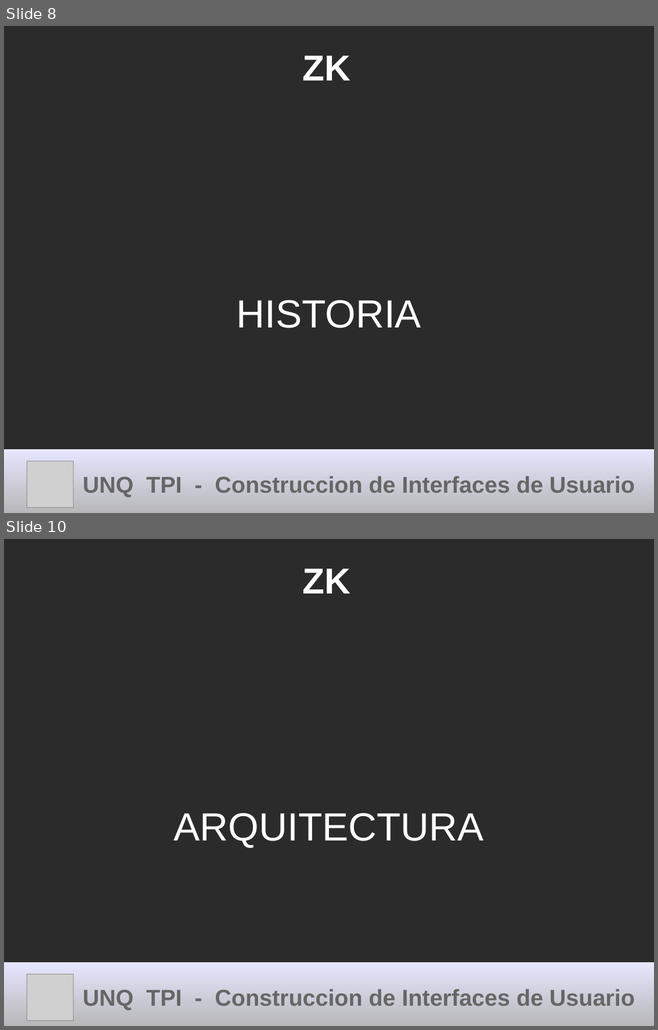
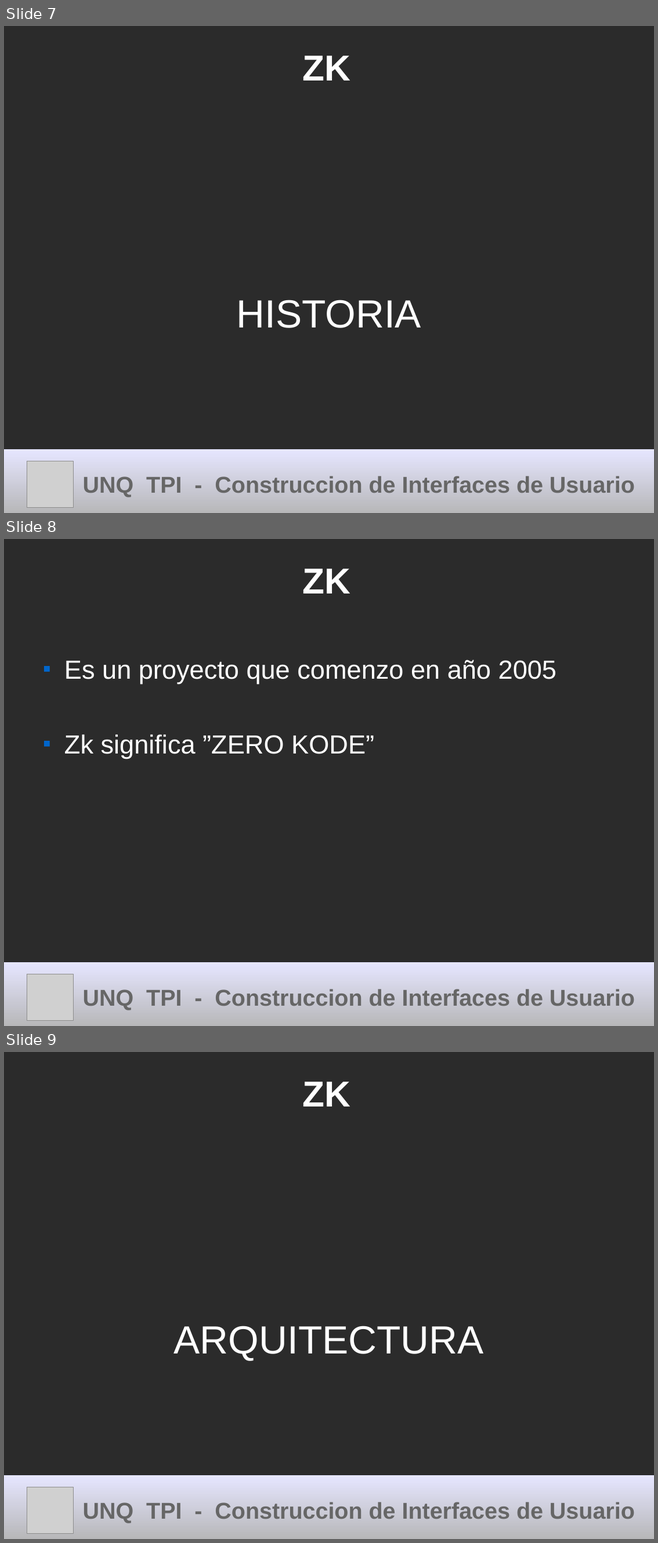
Before and after one commit to cdmarchionne/tpi-ui-tp-esferas, a slide deck: ZK/resources/Presentacion ZK.odp. Shown one above the other, each under a label of ours: slides 8 and 10 before the commit, slides 7, 8 and 9 after it; the slides between them are not shown. The pictures are 658x1030 and 658x1543 pixels, drawn with LibreOffice and Linux fonts; fonts in the diff are those of the drawing; grey boxes stand for pictures; background and template pictures are left out; a plain dark background stands for a picture behind light text. Boxes give left, top, right and bottom in pixels: in the first picture for what was removed or moved away, otherwise in the second. Text is boxed around its words. In the diff, an @@ line names an element or a change of style, - is before the commit and + after.

```diff
--- a/ZK/resources/Presentacion ZK.odp
+++ b/ZK/resources/Presentacion ZK.odp
@@ slide 8 added at (4, 539, 654, 1026), background picture (left out) @@
@@ title added at (303, 569, 351, 594), 44 pt, text #FFFFFF, bold @@
+ZK
@@ text added at (64, 660, 556, 758), 32 pt, text #FFFFFF @@
+■ Es un proyecto que comenzo en año 2005
+■ Zk significa ”ZERO KODE”
@@ title added at (4, 963, 654, 1026), fill gradient #E6E6FF to #B3B3B3, 28 pt, text #666666, bold @@
+UNQ TPI - Construccion de Interfaces de Usuario
@@ picture added at (27, 975, 74, 1021) @@
@@ what was slide 8 is now slide 7 @@
@@ what was slide 10 is now slide 9 @@
```
Also in this commit, not shown: 1 slide changed, 2 other slides added, 2 slides removed.
